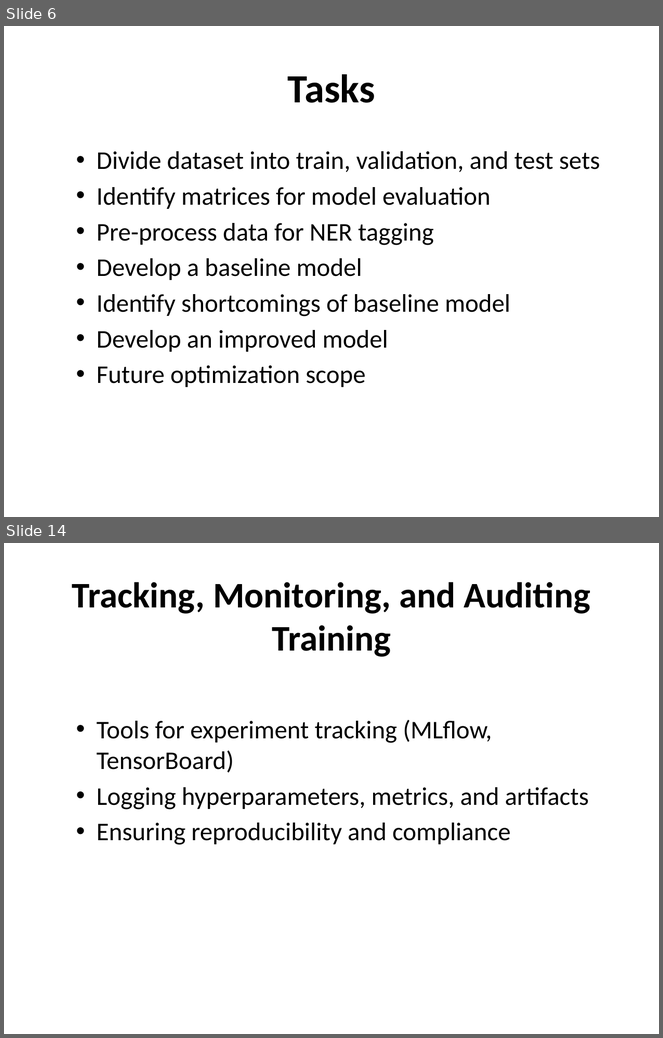
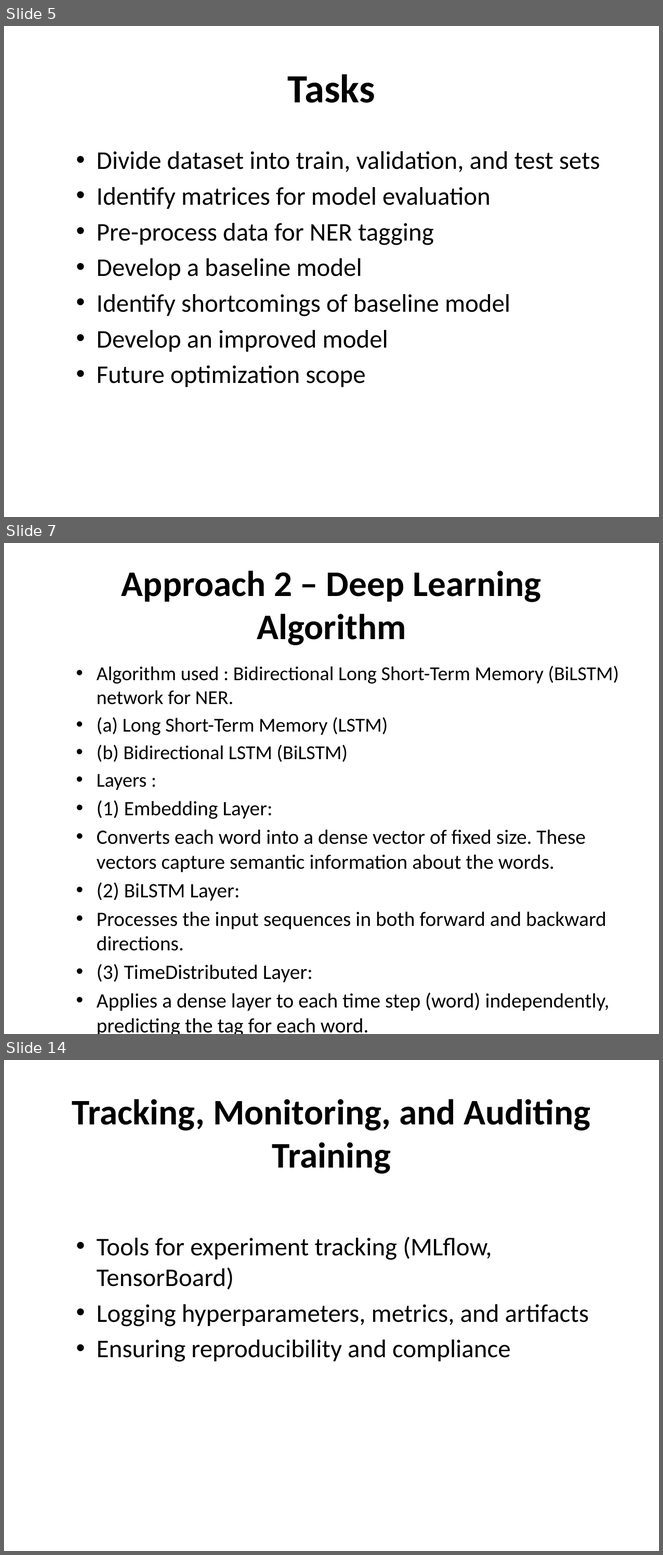
Before and after one commit to rahulbhoyar1995/NER-Case-Study, a slide deck: ner_presentation.pptx. Shown one above the other, each under a label of ours: slides 6 and 14 before the commit, slides 5, 7 and 14 after it; the slides between them are not shown. The pictures are 663x1038 and 663x1555 pixels, drawn with LibreOffice and Linux fonts; fonts in the diff are those of the drawing. Boxes give left, top, right and bottom in pixels: in the first picture for what was removed or moved away, otherwise in the second. Text is boxed around its words. In the diff, an @@ line names an element or a change of style, - is before the commit and + after.

```diff
--- a/ner_presentation.pptx
+++ b/ner_presentation.pptx
@@ slide 7 added at (4, 543, 659, 1034), background #FFFFFF @@
@@ title added at (122, 571, 541, 645), 39.6 pt, text #000000, bold @@
+Approach 2 – Deep Learning Algorithm
@@ text added at (97, 666, 620, 1034), 22.5 pt, text #000000 @@
+  • Algorithm used : Bidirectional Long Short-Term Memory (BiLSTM) network for NER.
+  • (a) Long Short-Term Memory (LSTM)
+  • (b) Bidirectional LSTM (BiLSTM)
+  • Layers :
+  • (1) Embedding Layer:
+  • Converts each word into a dense vector of fixed size. These vectors capture semantic information about the words.
+  • (2) BiLSTM Layer:
+  • Processes the input sequences in both forward and backward directions.
+  • (3) TimeDistributed Layer:
+  • Applies a dense layer to each time step (word) independently, predicting the tag for each word.
@@ what was slide 6 is now slide 5 @@
```
Also in this commit, not shown: 3 slides changed, 8 other slides added, 7 slides removed.
